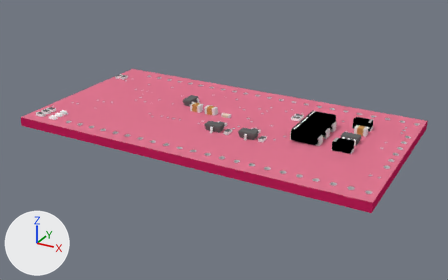
Two versions of the Blender file products/11927/geometry_edit_blender/BC127_Breakout.blend, one commit apart.
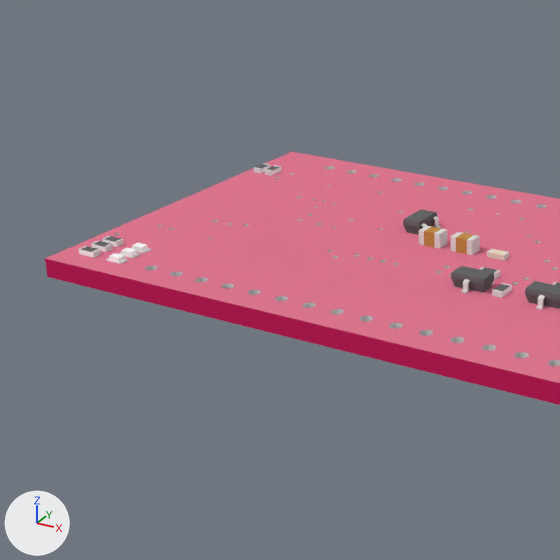
Each version is shown whole from a 50 mm camera at (80.9, -74.9, 41.3) aimed at (32.8, 12.6, -2.5), then close up on the part from 0% to 57% of the width and 0% to 91% of the height. Every picture has the same lights, and +X, +Y and +Z are marked at lower left.

In view in the first close-up: 'Mesh1 pcbgroup Model', 'Mesh15 SOT23_1 Model', 'Mesh19 SOT23_2 Model'.
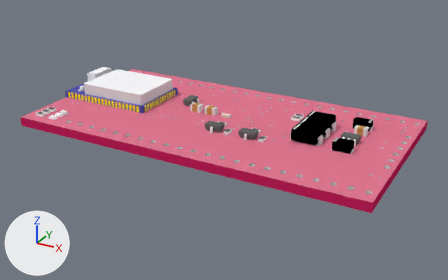
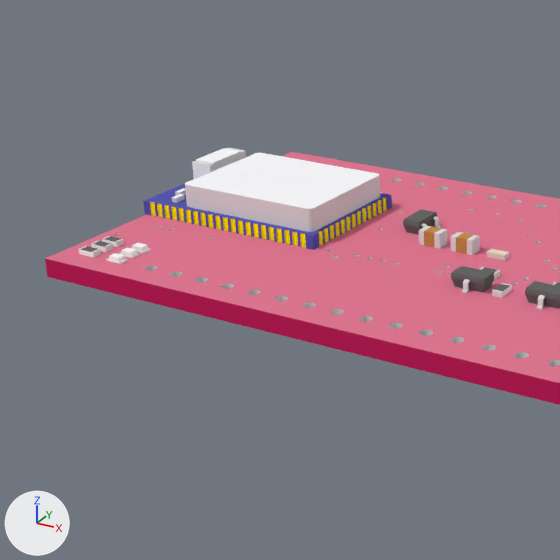
The change, as JSON lines over the scene's bpy script:
```json
{"op": "add", "block": "mat_m_0107_midnightblue", "code": ["mat_m_0107_midnightblue = diffuse_material('M_0107_MidnightBlue')", "mat_m_0107_midnightblue.base_color = (0.098, 0.098, 0.439)  # blue #5858b1"]}
{"op": "add", "block": "mat_m_0046_gold", "code": ["mat_m_0046_gold = diffuse_material('M_0046_Gold')", "mat_m_0046_gold.base_color = (1.0, 0.843, 0.0)  # yellow #ffed00"]}
{"op": "add", "block": "mat_m_0104_mediumblue", "code": ["mat_m_0104_mediumblue = diffuse_material('M_0104_MediumBlue')", "mat_m_0104_mediumblue.base_color = (0.0, 0.0, 0.804)  # blue #0000e8"]}
{"op": "add", "block": "mat_m_0117_ghostwhite", "code": ["mat_m_0117_ghostwhite = diffuse_material('M_0117_GhostWhite')", "mat_m_0117_ghostwhite.base_color = (0.973, 0.973, 1.0)  # white #fcfcff"]}
{"op": "add", "block": "me_mesh37_bc127_xtra_paste1_model", "code": ["me_mesh37_bc127_xtra_paste1_model = bpy.data.meshes.new('Mesh37 BC127_XTRA_PASTE1 Model')", "me_mesh37_bc127_xtra_paste1_model.from_pydata(...)  # 1556 vertices, 1467 faces; spans x -0.2..17.8, y 0.8..4.1, z -21.2..-9.4", "# faces by material slot: [4, 667, 14, 57, 708, 16, 1]", "me_mesh37_bc127_xtra_paste1_model.materials.append(mat_m_0117_ghostwhite)  # white #fcfcff", "me_mesh37_bc127_xtra_paste1_model.materials.append(mat_m_0046_gold)  # yellow #ffed00", "me_mesh37_bc127_xtra_paste1_model.materials.append(mat_m_0104_mediumblue)  # blue #0000e8", "me_mesh37_bc127_xtra_paste1_model.materials.append(mat_m_0131_silver)  # light grey #e1e1e1", "me_mesh37_bc127_xtra_paste1_model.materials.append(mat_m_0107_midnightblue)  # blue #5858b1", "me_mesh37_bc127_xtra_paste1_model.materials.append(mat_frontcolor)  # white #ffffff", "me_mesh37_bc127_xtra_paste1_model.materials.append(mat_m_0128_white)  # white #ffffff"]}
{"op": "add", "block": "ob_mesh37_bc127_xtra_paste1_model", "code": ["ob_mesh37_bc127_xtra_paste1_model = bpy.data.objects.new('Mesh37 BC127_XTRA_PASTE1 Model', me_mesh37_bc127_xtra_paste1_model)", "ob_mesh37_bc127_xtra_paste1_model.location = (0.0, 0.0, 0.0)", "ob_mesh37_bc127_xtra_paste1_model.rotation_euler = (1.571, 0.0, 0.0)  # degrees (90, 0, 0)"]}
```

Boxes [x1, y1, x2, y2] around the edits, measured in the close-ups (560 x 560 px):
```json
{"object": "Mesh37 BC127_XTRA_PASTE1 Model", "change": "added", "after": [143, 147, 392, 250]}
```
